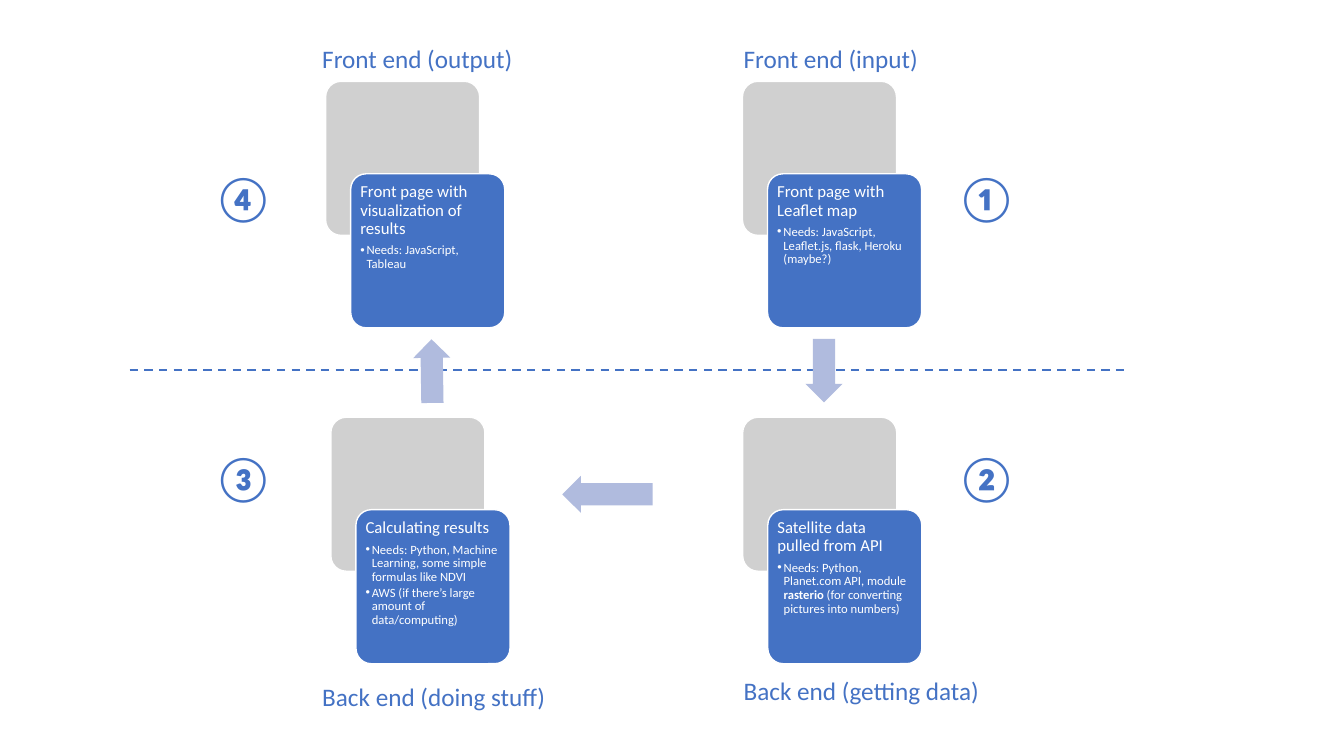
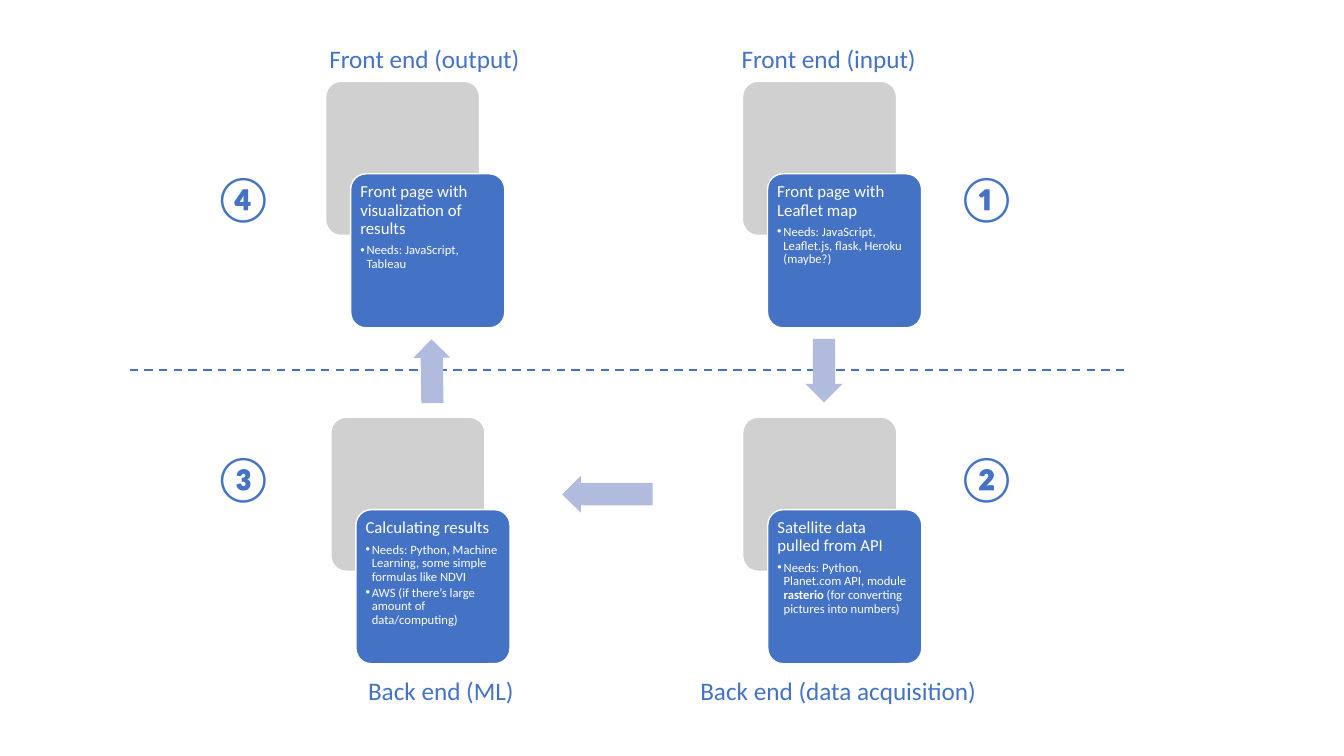
Before and after one commit to ziangzhang10/satellite-data-machine-learning, a slide deck: slide 3 of Proposal/draft_proposal.pptx (slide 2 before the commit). Drawn at 1344x756 pixels with LibreOffice and Linux fonts; fonts in the diff are those of the drawing; grey boxes stand for pictures. Boxes give left, top, right and bottom in pixels: in the first picture for what was removed or moved away, otherwise in the second. Text is boxed around its words. In the diff, an @@ line names an element or a change of style, - is before the commit and + after.

```diff
--- a/Proposal/draft_proposal.pptx
+++ b/Proposal/draft_proposal.pptx
@@ text "Front end (output)": place and size @@
-text "Front end (output)" at <box>322,50,512,72</box>
+text "Front end (output)" at <box>329,50,519,72</box>
@@ text "Front end (output)" at <box>329,50,519,72</box>: alignment left to centre @@
@@ text "Front end (input)" at <box>742,50,916,72</box>: alignment left to centre @@
@@ text at <box>368,682,513,704</box>: text changed @@
-Back end (doing stuff)
+Back end (ML)
@@ text at <box>700,682,976,704</box>: text changed @@
-Back end (getting data)
+Back end (data acquisition)
```
Also in this commit, not shown: 2 other slides changed, 1 slide added, 2 other files.
